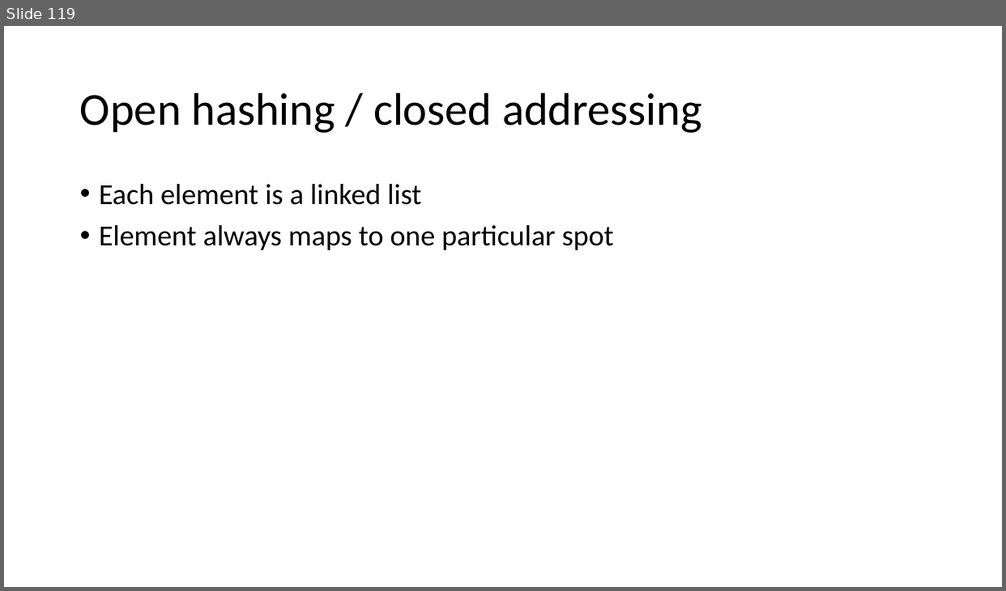
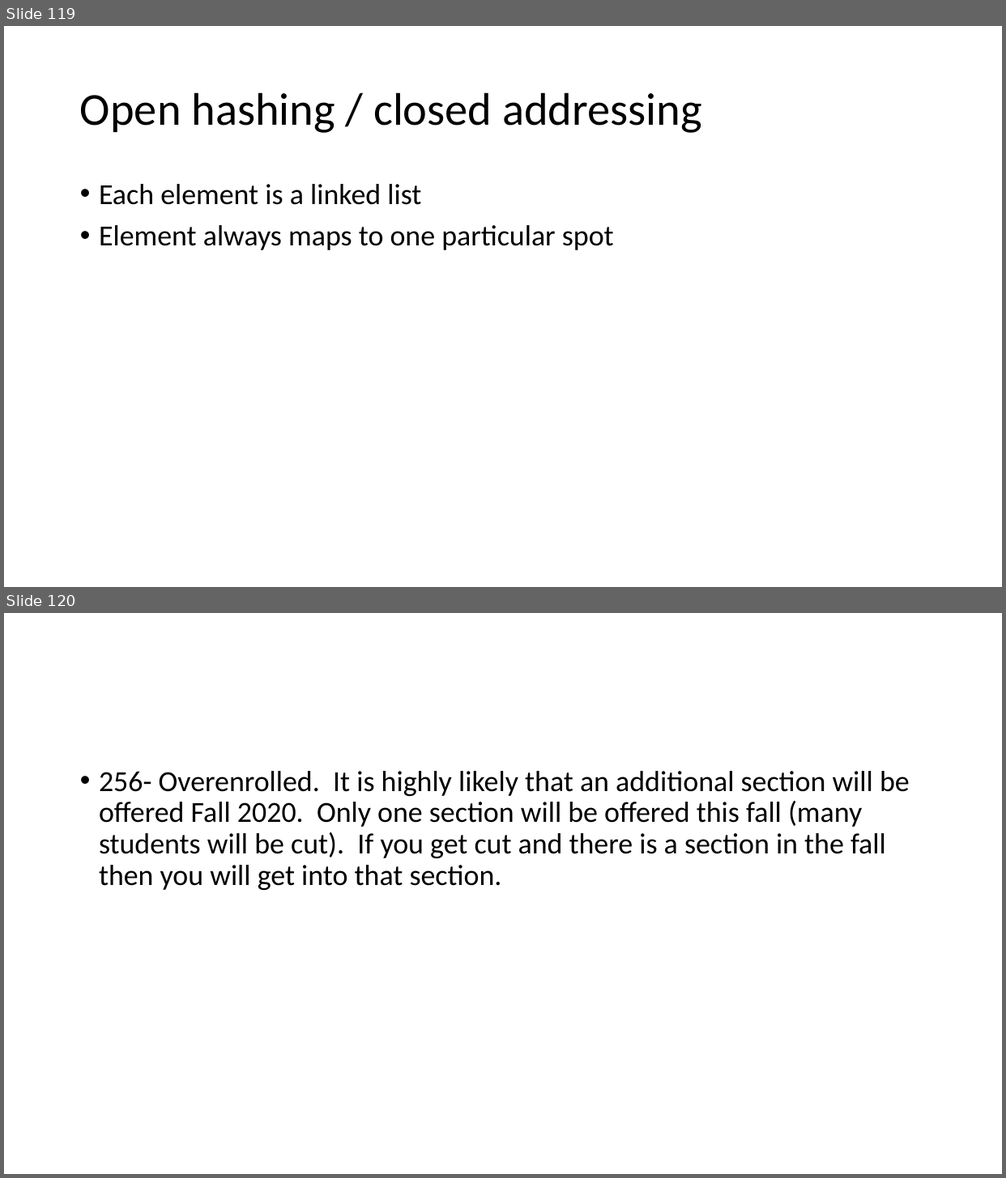
Before and after one commit to skalakm/232, a slide deck: notes.pptx. Shown one above the other, each under a label of ours: slide 119 before the commit, slides 119 and 120 after it. The pictures are 1006x591 and 1006x1178 pixels, drawn with LibreOffice and Linux fonts; fonts in the diff are those of the drawing. Boxes give left, top, right and bottom in pixels: in the first picture for what was removed or moved away, otherwise in the second. Text is boxed around its words. In the diff, an @@ line names an element or a change of style, - is before the commit and + after.

```diff
--- a/notes.pptx
+++ b/notes.pptx
@@ slide 120 added at [4,613,1002,1174], background #FFFFFF @@
@@ text added at [99,771,910,890], 28 pt, text #000000 @@
+• 256- Overenrolled. It is highly likely that an additional section will be offered Fall 2020. Only one section will be offered this fall (many students will be cut). If you get cut and there is a section in the fall then you will get into that section.
```
Also in this commit, not shown: 2 other slides added, 1 other file.
